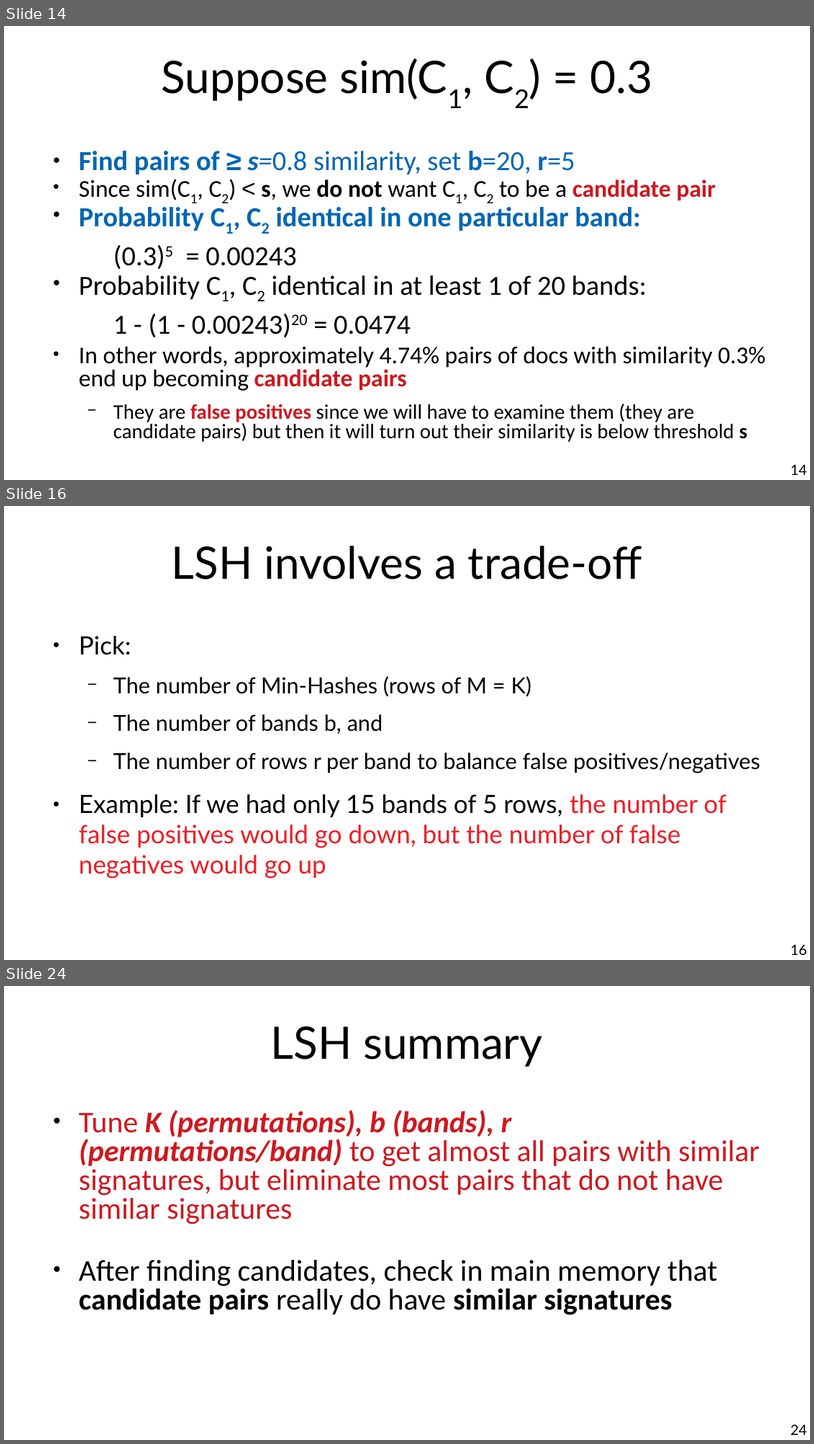
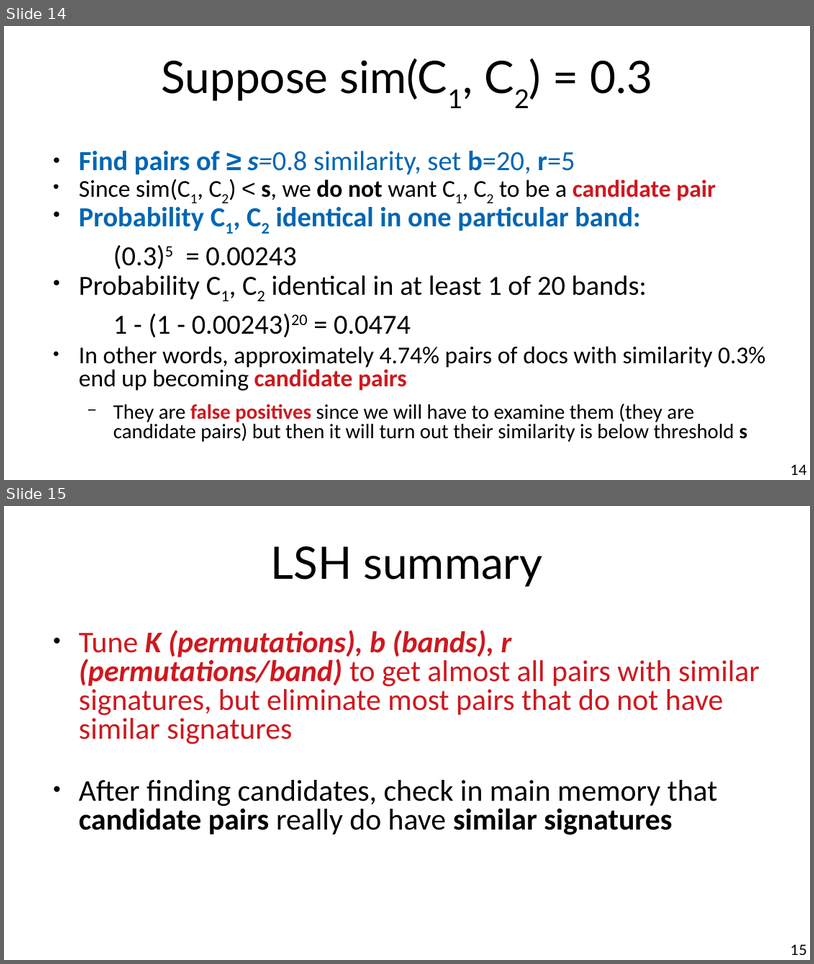
Before and after one commit to marco-calautti/data-mining-course, a slide deck: theory/tt09_locality_sensitive_hashing.odp. Shown one above the other, each under a label of ours: slides 14, 16 and 24 before the commit, slides 14 and 15 after it; the slides between them are not shown. The pictures are 814x1444 and 814x964 pixels, drawn with LibreOffice and Linux fonts; fonts in the diff are those of the drawing. Boxes give left, top, right and bottom in pixels: in the first picture for what was removed or moved away, otherwise in the second. Text is boxed around its words. In the diff, an @@ line names an element or a change of style, - is before the commit and + after.

```diff
--- a/theory/tt09_locality_sensitive_hashing.odp
+++ b/theory/tt09_locality_sensitive_hashing.odp
@@ slide 16 removed at [4, 506, 810, 960], background #FFFFFF @@
@@ title removed at [172, 546, 643, 579] @@
-LSH involves a trade-off
@@ text removed at [79, 636, 761, 878] @@
-● Pick:
-  − The number of Min-Hashes (rows of M = K)
-  − The number of bands b, and
-  − The number of rows r per band to balance false positives/negatives
-● Example: If we had only 15 bands of 5 rows, the number of false positives would go down, but the number of false negatives would go up
@@ page number removed at [791, 944, 808, 955] @@
-16
@@ what was slide 24 is now slide 15 @@
@@ page number at [791, 944, 808, 955]: text changed @@
-24
+15
```
Also in this commit, not shown: 8 other slides removed, 3 other files.
